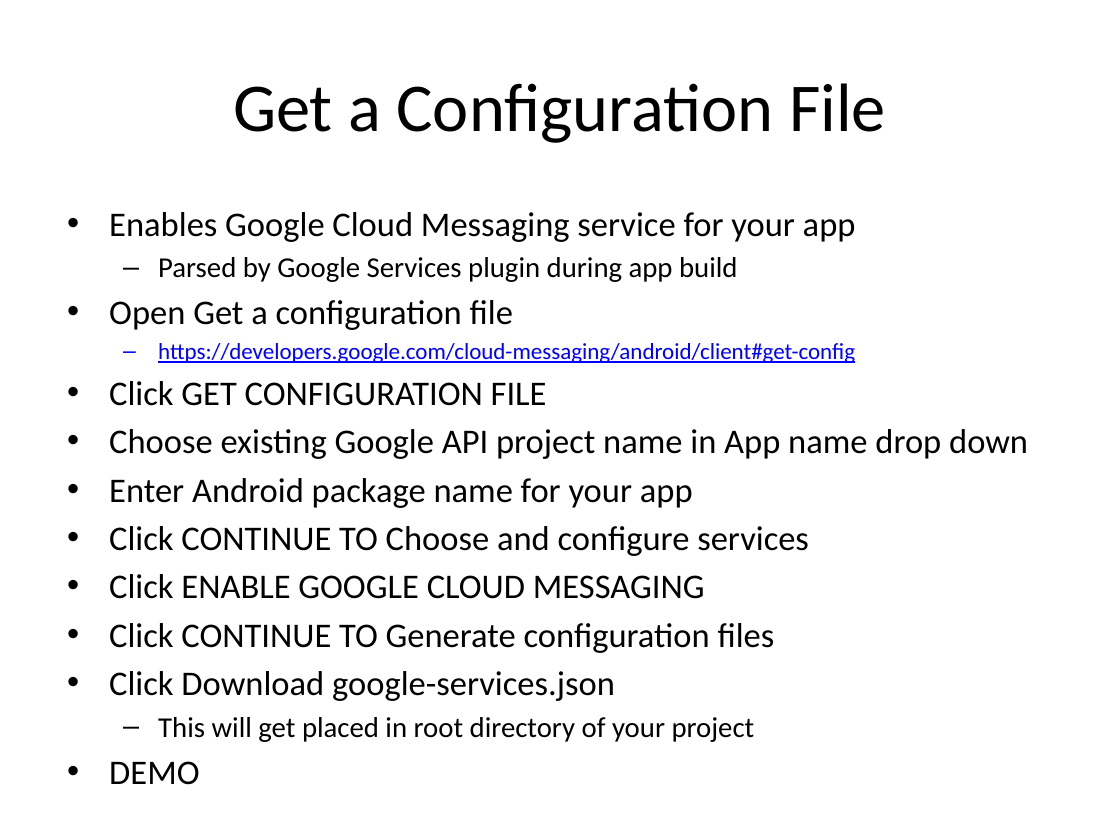
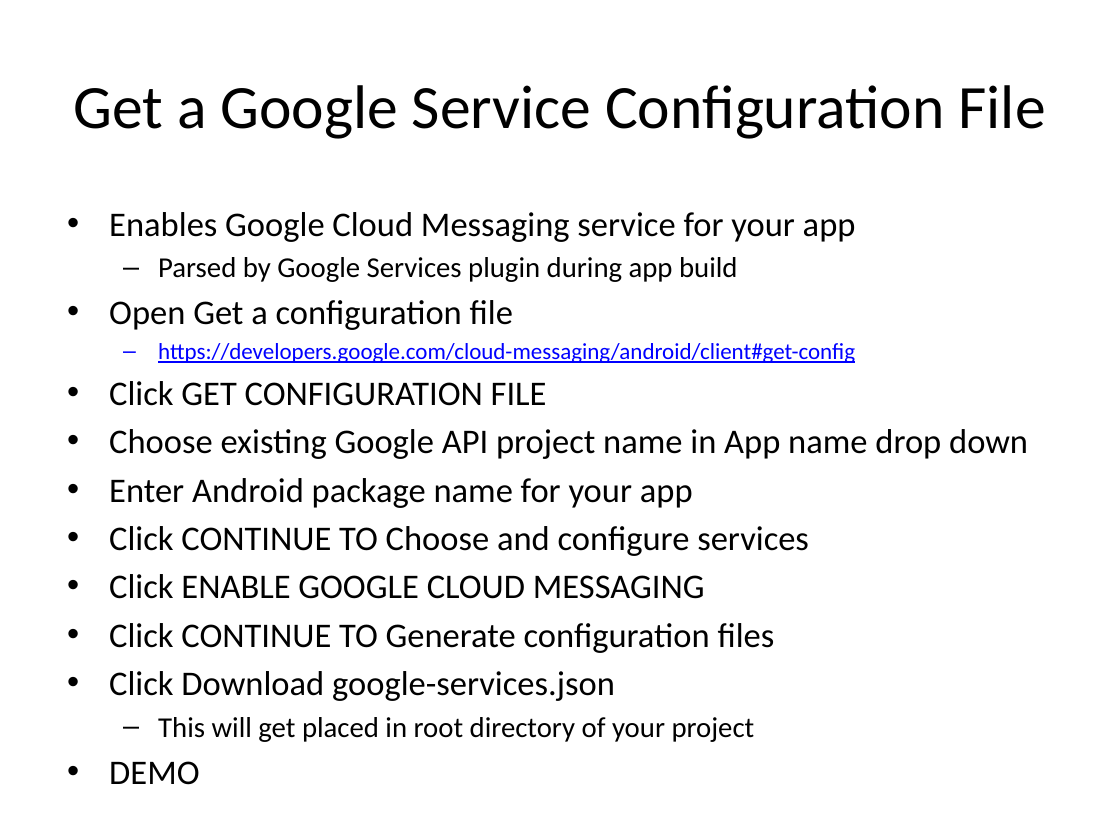
Before and after one commit to LeadingEDJE/MobilePushNotification, a slide deck: slide 12 of Implementing Push Notification in Android.pptx. Drawn at 1120x840 pixels with LibreOffice and Linux fonts; fonts in the diff are those of the drawing; background and template pictures are left out. Boxes give left, top, right and bottom in pixels: in the first picture for what was removed or moved away, otherwise in the second. Text is boxed around its words. In the diff, an @@ line names an element or a change of style, - is before the commit and + after.

```diff
--- a/Implementing Push Notification in Android.pptx
+++ b/Implementing Push Notification in Android.pptx
@@ title at [73,85,1046,139]: text changed; size 44 to 39.6 pt @@
-Get a Configuration File
+Get a Google Service Configuration File
```
Also in this commit, not shown: 6 other slides changed.
